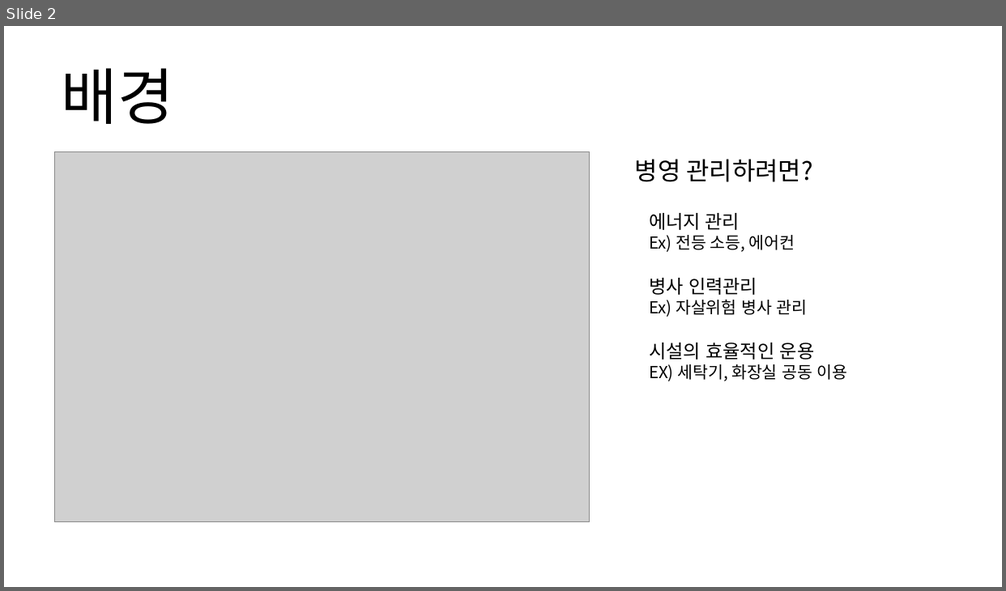
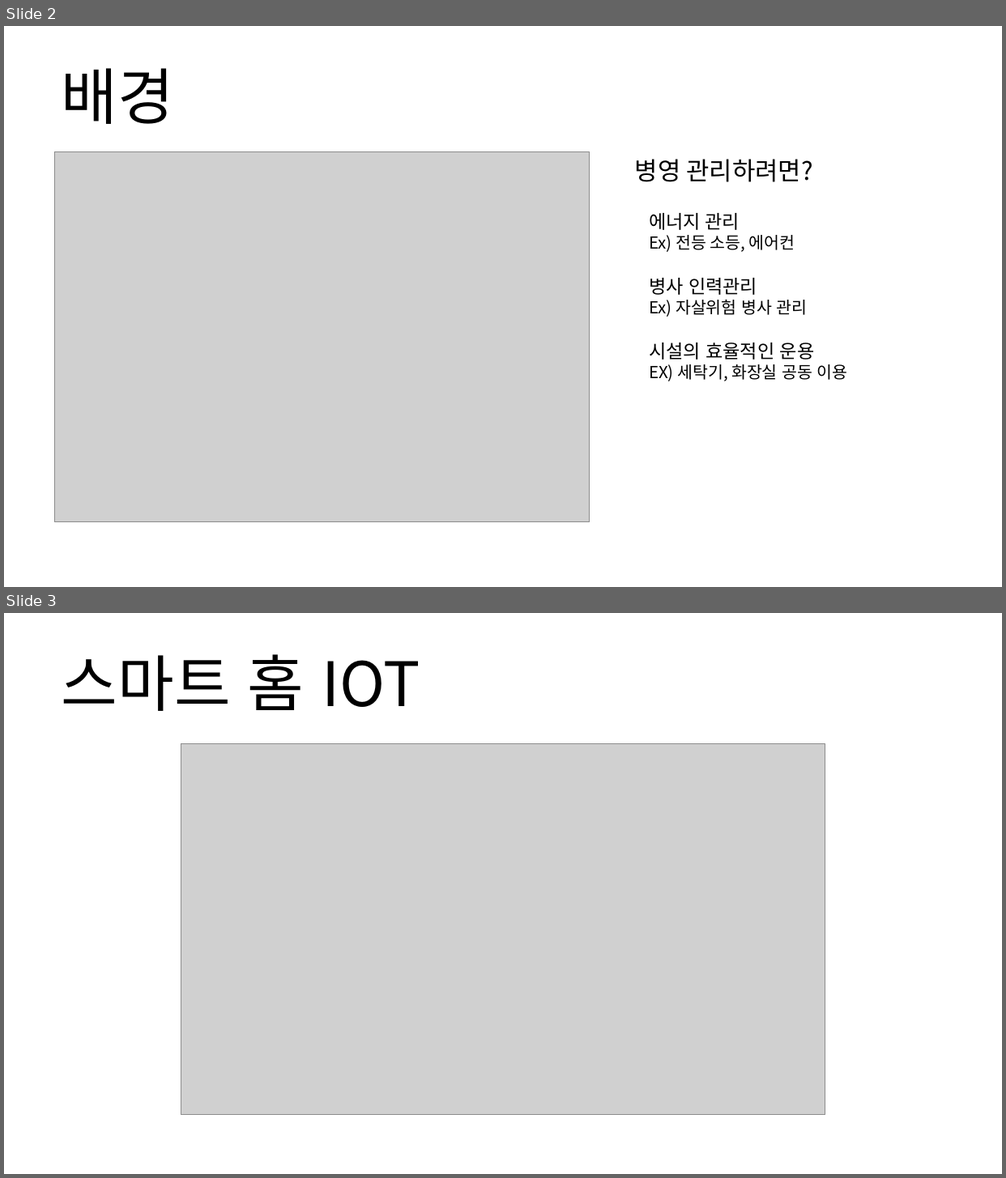
Before and after one commit to osam2018/IOT_mil-supporter, a slide deck: presentation ppt.pptx. Shown one above the other, each under a label of ours: slide 2 before the commit, slides 2 and 3 after it. The pictures are 1006x591 and 1006x1178 pixels, drawn with LibreOffice and Linux fonts; fonts in the diff are those of the drawing; grey boxes stand for pictures. Boxes give left, top, right and bottom in pixels: in the first picture for what was removed or moved away, otherwise in the second. Text is boxed around its words. In the diff, an @@ line names an element or a change of style, - is before the commit and + after.

```diff
--- a/presentation ppt.pptx
+++ b/presentation ppt.pptx
@@ slide 3 added at [4, 613, 1002, 1174], background #FFFFFF @@
@@ title added at [62, 654, 420, 711], 59 pt, text #000000 @@
+스마트 홈 IOT
@@ picture added at [181, 744, 825, 1114] @@
```
Also in this commit, not shown: 2 slides changed, 2 other slides added, 2 slides removed.
